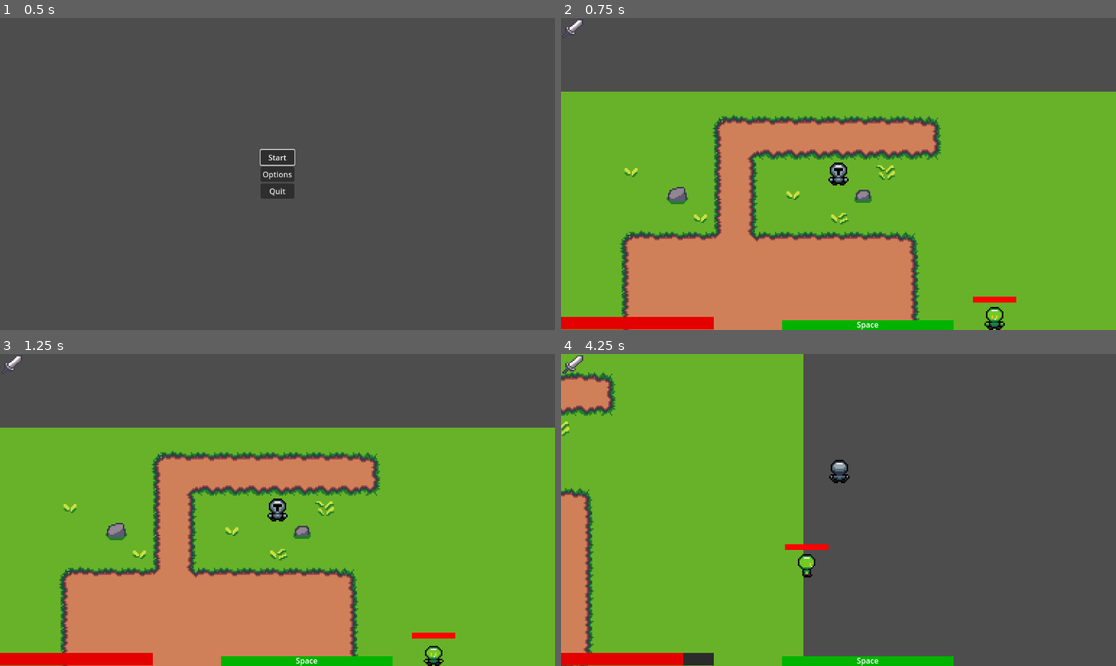
Above: before the commit, frames 1-4 (two rows, left to right).
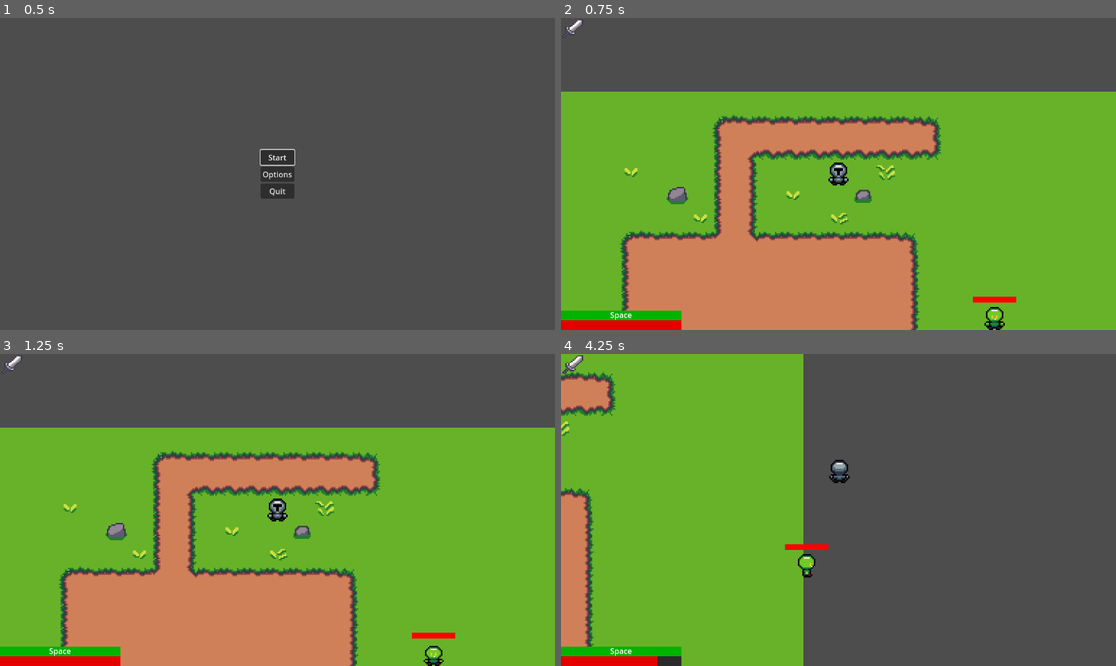
Above: after the commit, the same moments.

Repository: boothe0/CS386GodotProject
Game: Godot game, scene res://scenes/title_screen.tscn
Two runs of this game, one before a commit and one after it. Both use one fixed random seed, a clock stepped at 60 frames per second and the inputs below.
Inputs (mouse positions are in pixels of both pictures, inside the frame that each line leads up to):
- Up to frame 1 (0.5 s): no input
- Up to frame 2 (0.75 s): click "Start" at 0.5 s
- Up to frame 3 (1.25 s): no input
- Up to frame 4 (4.25 s): move the mouse to (960, 494) at 1.27 s; hold D (move_right) 1.28-2.03 s; click (960, 494) at 1.35 s; move the mouse to (727, 525) at 2.02 s; hold S (move_down) 2.03-2.78 s; tap Space (dodge) at 2.1 s; move the mouse to (894, 441) at 2.77 s; hold D (move_right) 2.78-3.53 s; hold 2 (switch_projectile) 2.78-3.53 s; move the mouse to (810, 572) at 3.52 s; hold W (move_up) from 3.53 s (still down); tap 1 (switch_sword) at 3.6 s

Frame 1 is identical in both runs. In frame 2, 1.9% of the frame differs, in the area x 0-71%, y 93-100%; in frame 3, 1.9%; in frame 4, 2.1%.

Commit message:
changed positioning of stamina bar

Diff:
--- a/cs386gameproject/scenes/main_scene.tscn
+++ b/cs386gameproject/scenes/main_scene.tscn
@@ -150,15 +150,12 @@
 [node name="PlayerUI" type="CanvasLayer" parent="."]
 
 [node name="StaminaBar" type="ProgressBar" parent="PlayerUI"]
-anchors_preset = 7
-anchor_left = 0.5
+anchors_preset = 2
 anchor_top = 1.0
-anchor_right = 0.5
 anchor_bottom = 1.0
-offset_left = -117.0
-offset_top = -20.0
-offset_right = 239.0
-grow_horizontal = 2
+offset_top = -40.0
+offset_right = 250.0
+offset_bottom = -20.0
 grow_vertical = 0
 theme_override_styles/background = SubResource("StyleBoxFlat_qm72p")
 theme_override_styles/fill = SubResource("StyleBoxFlat_dwgug")
@@ -183,11 +180,9 @@
 anchors_preset = 2
 anchor_top = 1.0
 anchor_bottom = 1.0
-offset_top = -27.0
-offset_right = 8391.0
-offset_bottom = 1194.0
+offset_top = -20.0
+offset_right = 250.0
 grow_vertical = 0
-scale = Vector2(0.0377765, 0.0213199)
 theme_override_styles/background = SubResource("StyleBoxFlat_pomkq")
 theme_override_styles/fill = SubResource("StyleBoxFlat_omlwu")
 max_value = 10.0
Not shown, added: cs386gameproject/assets/16x16 Magical Forest Asset Pack/Weapons/sword.png.import
Not shown, added: cs386gameproject/assets/Projectiles/Projectiles/bolt1UI.png.import
Not shown: 1 places in cs386gameproject/scenes/main_scene.tscn that only renumber resources
